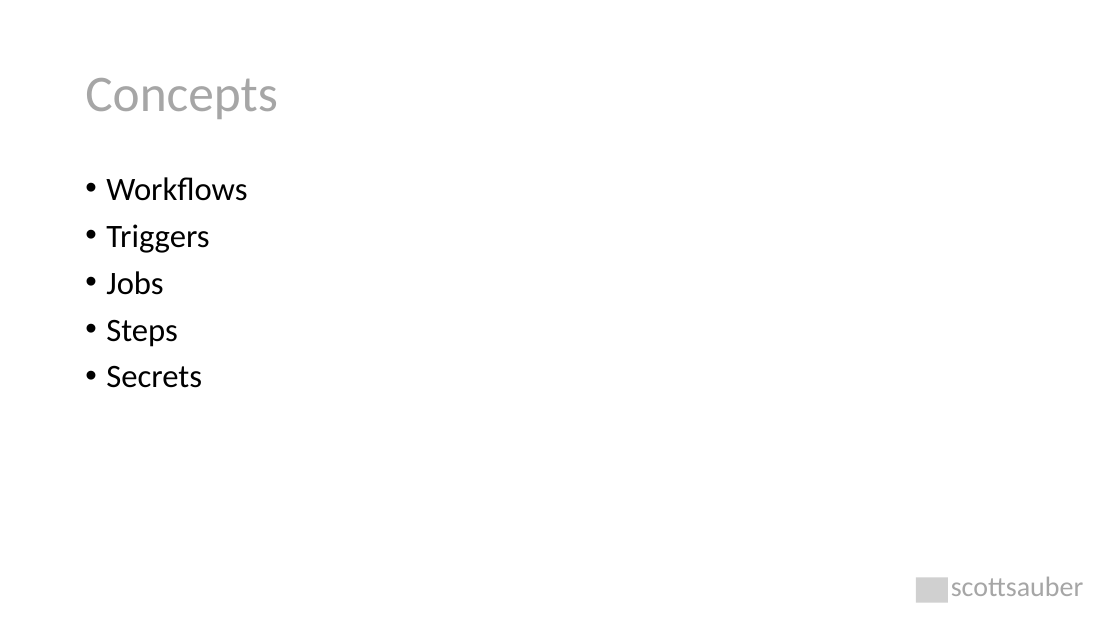
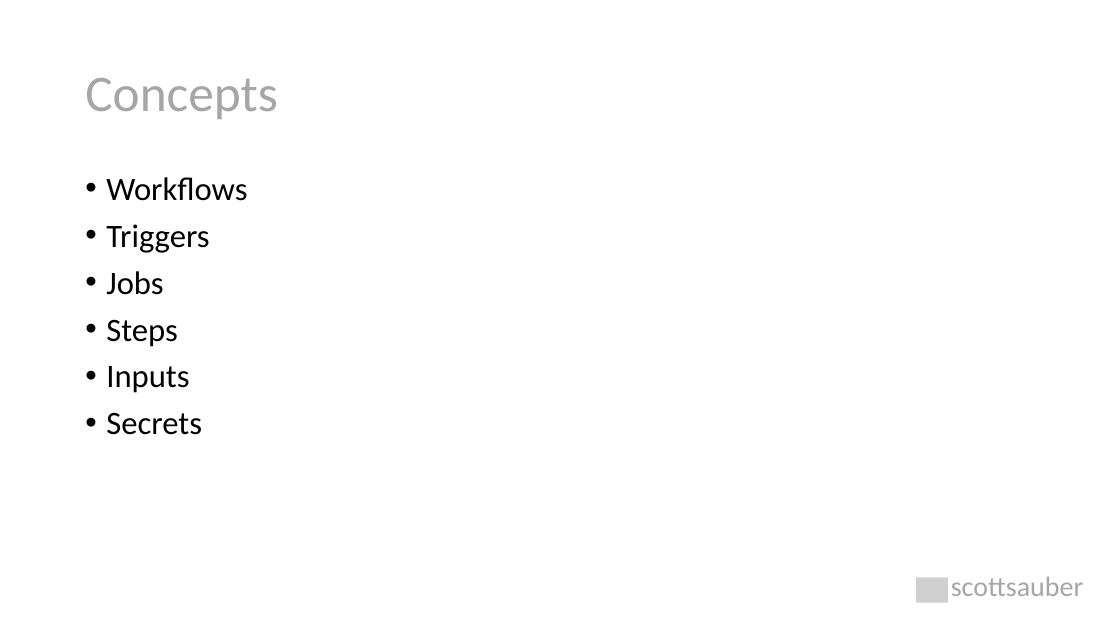
Before and after one commit to scottsauber/workshop-dotnet-azure-github-bicep, a slide deck: slide 58 of AzureDotNetBicep-Workshop.pptx (slide 49 before the commit). Drawn at 1120x630 pixels with LibreOffice and Linux fonts; fonts in the diff are those of the drawing; grey boxes stand for pictures. Boxes give left, top, right and bottom in pixels: in the first picture for what was removed or moved away, otherwise in the second. Text is boxed around its words. In the diff, an @@ line names an element or a change of style, - is before the commit and + after.

```diff
--- a/AzureDotNetBicep-Workshop.pptx
+++ b/AzureDotNetBicep-Workshop.pptx
@@ text at [106, 366, 189, 393]: paragraph added @@
+• Inputs
```
Also in this commit, not shown: 7 other slides changed, 15 slides added, 1 other file.
